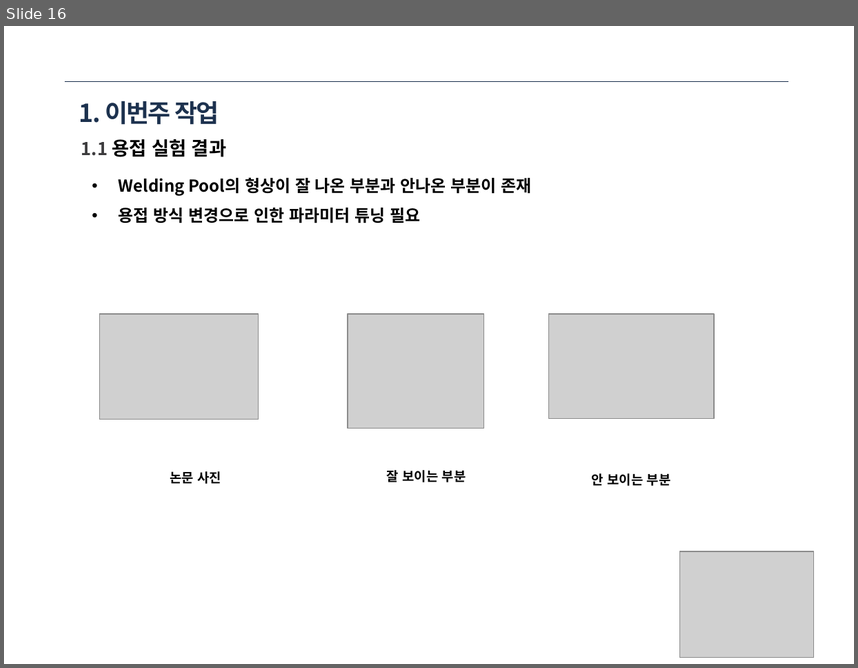
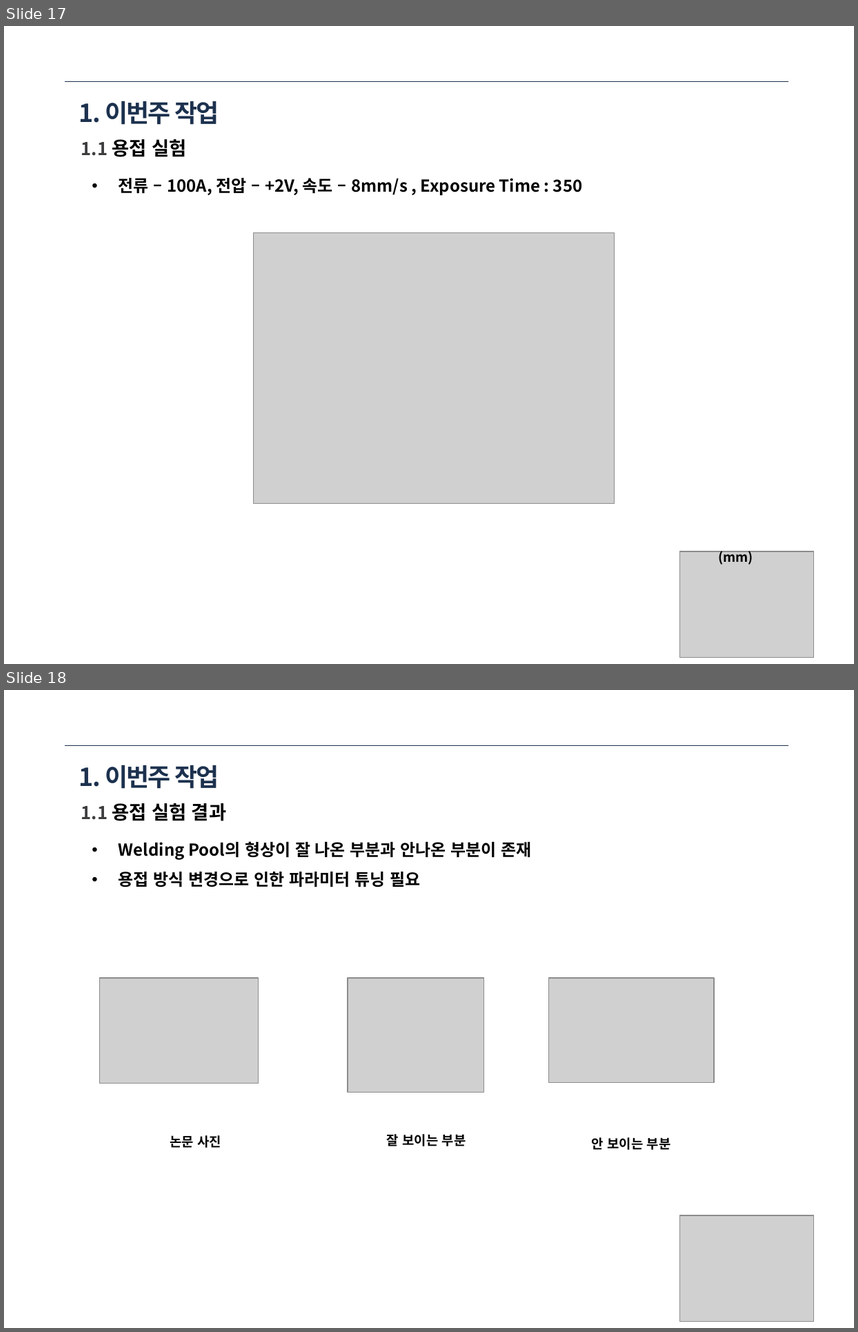
Before and after one commit to ssh6189/2021.12.04, a slide deck: 2021년 12월 4일 용접자동화로봇.pptx. Shown one above the other, each under a label of ours: slide 16 before the commit, slides 17 and 18 after it. The pictures are 858x668 and 858x1332 pixels, drawn with LibreOffice and Linux fonts; fonts in the diff are those of the drawing; grey boxes stand for pictures. Boxes give left, top, right and bottom in pixels: in the first picture for what was removed or moved away, otherwise in the second. Text is boxed around its words. In the diff, an @@ line names an element or a change of style, - is before the commit and + after.

Commit message:
2021년 12월 4일

```diff
--- a/2021년 12월 4일 용접자동화로봇.pptx
+++ b/2021년 12월 4일 용접자동화로봇.pptx
@@ slide 17 added at bbox=[4, 26, 854, 664], background #FFFFFF @@
@@ line added from (65, 81) to (789, 81), #1C314E 0.25 pt @@
@@ title added at bbox=[79, 101, 219, 125], 21 pt, text #1C314E, bold @@
+1. 이번주 작업
@@ text added at bbox=[81, 139, 186, 157], 16 pt, text #000000, bold @@
+1.1 용접 실험
@@ text added at bbox=[119, 178, 582, 195], 14 pt, text #000000, bold @@
+• 전류 – 100A, 전압 – +2V, 속도 – 8mm/s , Exposure Time : 350
@@ picture added at bbox=[254, 232, 615, 503] @@
@@ picture added at bbox=[680, 551, 814, 657] @@
@@ text added at bbox=[718, 548, 753, 564], 11 pt, text #000000, bold @@
+(mm)
@@ what was slide 16 is now slide 18 @@
```
Also in this commit, not shown: 1 other slide added.
